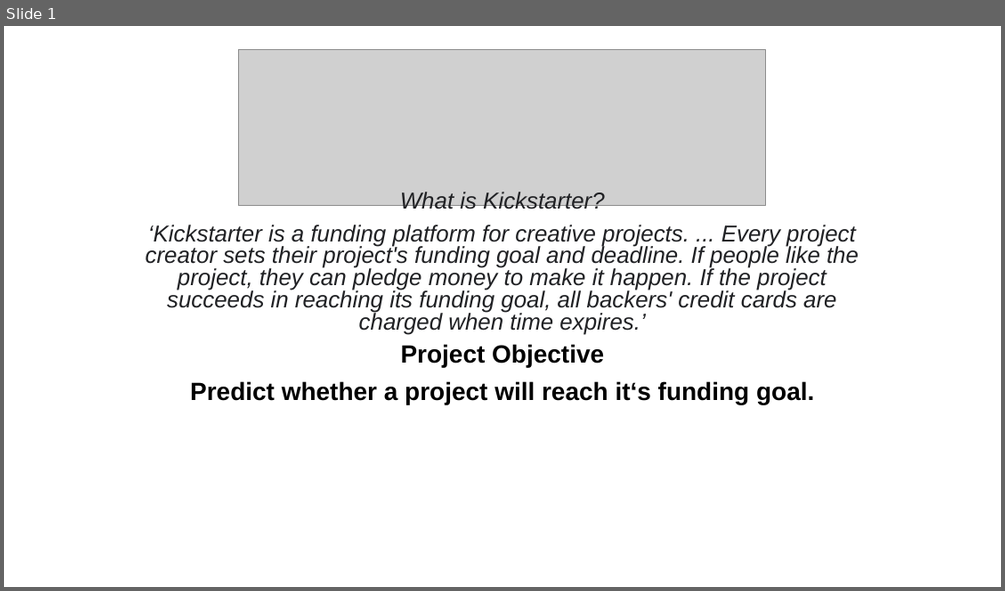
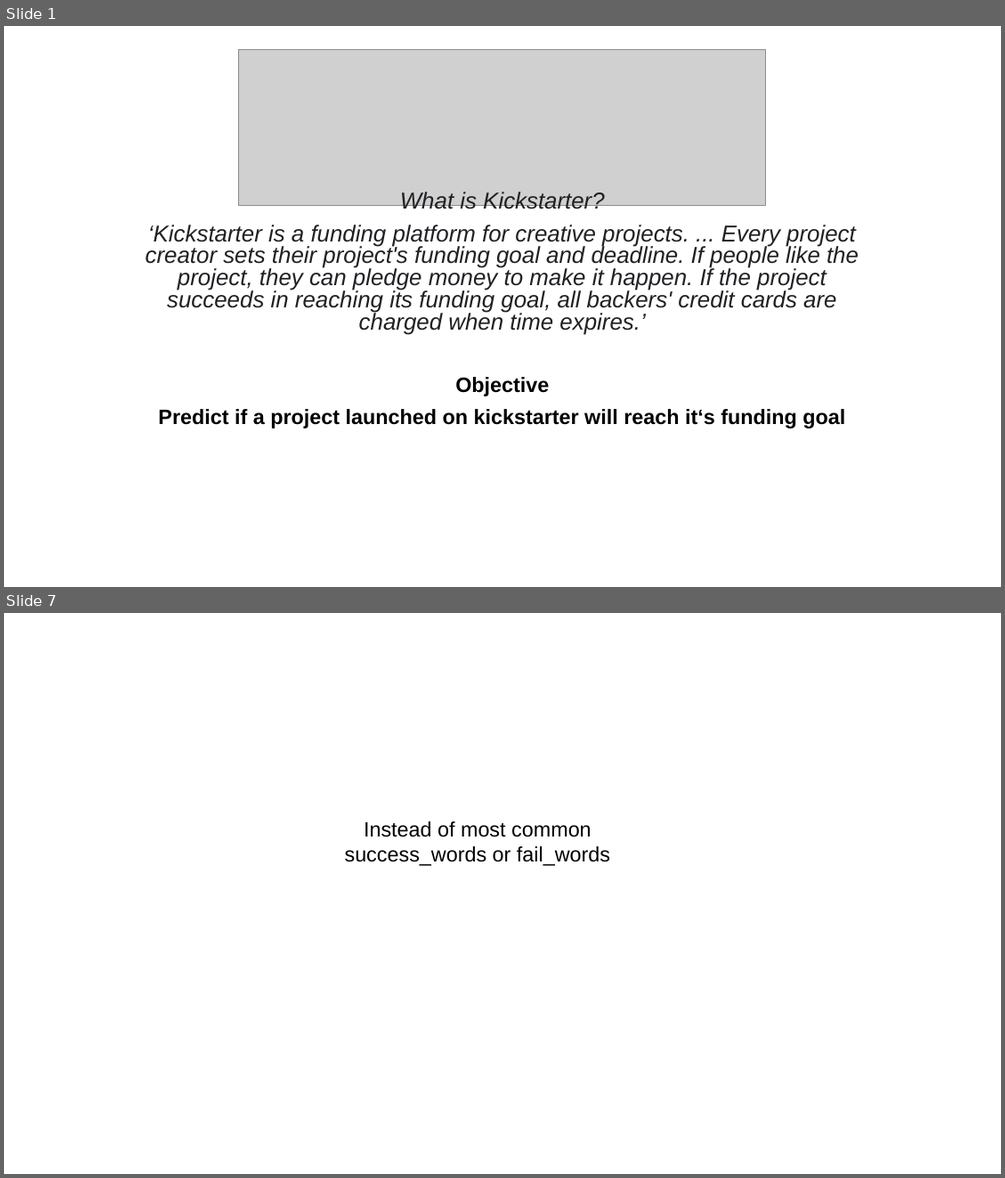
Before and after one commit to nicolerichter1989/kickstarter, a slide deck: kickstarter_presentation.pptx. Shown one above the other, each under a label of ours: slide 1 before the commit, slides 1 and 7 after it; the slides between them are not shown. The pictures are 1005x591 and 1005x1178 pixels, drawn with LibreOffice and Linux fonts; fonts in the diff are those of the drawing; grey boxes stand for pictures. Boxes give left, top, right and bottom in pixels: in the first picture for what was removed or moved away, otherwise in the second. Text is boxed around its words. In the diff, an @@ line names an element or a change of style, - is before the commit and + after.

```diff
--- a/kickstarter_presentation.pptx
+++ b/kickstarter_presentation.pptx
@@ slide 7 added at [4, 613, 1001, 1174], background #FFFFFF @@
@@ text added at [345, 821, 610, 866], 20 pt, text #000000 @@
+Instead of most common success_words or fail_words
@@ slide 1 changed as well @@
@@ subtitle at [158, 377, 845, 428]: text changed; size 24 to 20 pt @@
-Project Objective
-Predict whether a project will reach it‘s funding goal.
+Objective
+Predict if a project launched on kickstarter will reach it‘s funding goal
```
Also in this commit, not shown: 2 other slides changed, 4 other slides added, 3 slides removed, 1 other file.
